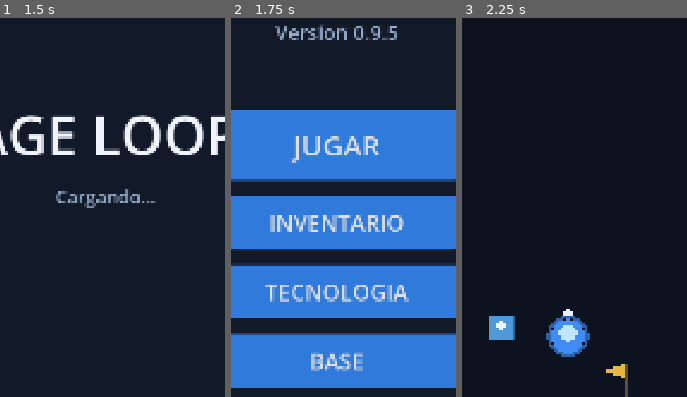
Above: before the commit, frames 1-3 (left to right).
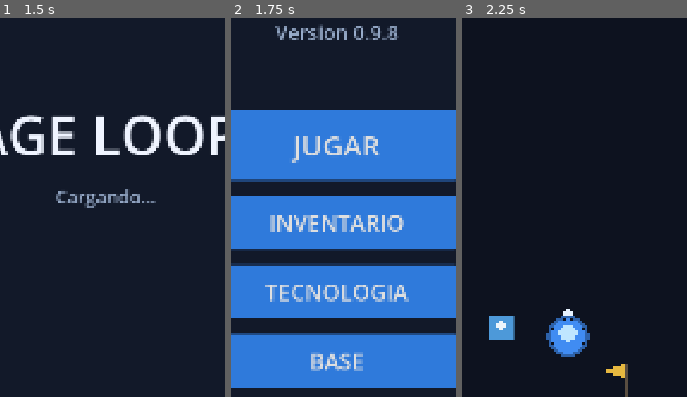
Above: after the commit, the same moments.

Repository: Kaitach/age-loop
Game: Godot game, scene res://scenes/bootstrap/bootstrap.tscn
Two runs of this game, one before a commit and one after it. Both use one fixed random seed, a clock stepped at 60 frames per second and the inputs below.
Inputs:
- Up to frame 1 (1.5 s): tap Enter at 0.5 s; tap Space at 1.25 s
- Up to frame 2 (1.75 s): no input
- Up to frame 3 (2.25 s): click "JUGAR" at 2 s
The pictures show only the part of the screen within x 26-76%, y 35-85%; the shares and areas given below are measured in that part.

Frame 1 is identical in both runs. In frame 2, 0.1% of the frame differs, in the area x 69-75%, y 2-6%; in frame 3, nothing differs.

Commit message:
feat: add tutorial, crit feedback, loot anim and audio stubs (UX)

Diff:
--- a/autoload/game_state.gd
+++ b/autoload/game_state.gd
@@ -24,4 +24,6 @@
 	"waves_completed": 0,
 }
 
+var tutorial_flags: Dictionary = {}
+
 var last_played_at: int = 0
--- a/project.godot
+++ b/project.godot
@@ -7,7 +7,7 @@
 [application]
 
 config/name="AGE LOOP"
-config/version="0.9.5"
+config/version="0.9.8"
 run/main_scene="res://scenes/bootstrap/bootstrap.tscn"
 config/features=PackedStringArray("4.7", "Mobile")
 boot_splash/bg_color=Color(0.0705882, 0.0980392, 0.160784, 1)
@@ -24,6 +24,8 @@
 ResearchManager="*res://systems/research_manager.gd"
 BuildingManager="*res://systems/building_manager.gd"
 OfflineManager="*res://systems/offline_manager.gd"
+AudioManager="*res://systems/audio_manager.gd"
+TutorialManager="*res://systems/tutorial_manager.gd"
 SaveManager="*res://systems/save_manager.gd"
 
 [display]
--- a/scenes/menu/main_menu.tscn
+++ b/scenes/menu/main_menu.tscn
@@ -80,7 +80,7 @@
 layout_mode = 2
 theme_override_colors/font_color = Color(0.6, 0.68, 0.8, 1)
 theme_override_font_sizes/font_size = 48
-text = "Version 0.9.5"
+text = "Version 0.9.8"
 horizontal_alignment = 1
 vertical_alignment = 1
 
--- a/scripts/battle/battle.gd
+++ b/scripts/battle/battle.gd
@@ -54,6 +54,7 @@
 	base_bar.value = base_building.health
 	player.damaged.connect(func(_amount: int) -> void: player_bar.value = player.health)
 	base_building.damaged.connect(func(_amount: int) -> void: base_bar.value = base_building.health)
+	player.critical_hit.connect(_on_player_crit)
 	player.died.connect(_end_battle.bind(false))
 	base_building.died.connect(_end_battle.bind(false))
 	retry_button.pressed.connect(_on_retry_pressed)
@@ -148,6 +149,15 @@
 	item_stats.text = "\n".join(lines)
 	item_compare.text = _build_compare_text(String(best.get("slot", "")))
 	item_card.visible = true
+	item_card.scale = Vector2(0.85, 0.85)
+	item_card.modulate.a = 0.0
+	var tw := create_tween()
+	tw.tween_property(item_card, "scale", Vector2(1.0, 1.0), 0.3).set_trans(Tween.TRANS_BACK).set_ease(Tween.EASE_OUT)
+	tw.parallel().tween_property(item_card, "modulate:a", 1.0, 0.2)
+	if TutorialManager.should_show("first_drop"):
+		TutorialManager.mark_seen("first_drop")
+		_show_tutorial("¡Conseguiste un objeto! Equipalo para ser más fuerte.")
+	AudioManager.play_sfx("drop")
 
 func _build_compare_text(slot: String) -> String:
 	var current = GameState.equipped_items.get(slot, null)
@@ -214,7 +224,16 @@
 	result_title.text = "VICTORIA" if victory else "DERROTA"
 	if not victory:
 		result_sub.text = "La base ha caido."
+	else:
+		if TutorialManager.should_show("first_victory"):
+			TutorialManager.mark_seen("first_victory")
+			_show_tutorial("¡Victoria! Ganaste recursos. Usa MEJORAS para fortalecerte.")
+		AudioManager.play_sfx("victory")
+		_shake(6.0)
 	result_panel.visible = true
+	result_panel.scale = Vector2(0.9, 0.9)
+	var tw := create_tween()
+	tw.tween_property(result_panel, "scale", Vector2(1.0, 1.0), 0.3).set_trans(Tween.TRANS_BACK).set_ease(Tween.EASE_OUT)
 
 func _refresh_currency() -> void:
 	currency_label.text = "ORO %d    CIENCIA %d    MAT %d" % [GameState.gold, GameState.science, GameState.materials]
@@ -293,6 +312,52 @@
 			row["button"].text = "MEJORAR — %d ORO" % Upgrades.cost_for(upgrade_id)
 			row["button"].disabled = not Economy.can_afford({ "gold": Upgrades.cost_for(upgrade_id) })
 
+func _on_player_crit(target: Combatant, dmg: int) -> void:
+	if not is_instance_valid(target):
+		return
+	_show_floating_text(target.global_position + Vector2(0, -70), "¡CRÍTICO! %d" % dmg, Color(1, 0.85, 0.2))
+	_shake(3.0)
+
+func _show_floating_text(pos: Vector2, text: String, color: Color) -> void:
+	var label := Label.new()
+	label.text = text
+	label.add_theme_font_size_override("font_size", 44)
+	label.add_theme_color_override("font_color", color)
+	label.horizontal_alignment = HORIZONTAL_ALIGNMENT_CENTER
+	label.position = pos + Vector2(-120, -20)
+	label.z_index = 10
+	$World.add_child(label)
+	var tw := create_tween()
+	tw.tween_property(label, "position:y", label.position.y - 60.0, 0.7).set_ease(Tween.EASE_OUT)
+	tw.parallel().tween_property(label, "modulate:a", 0.0, 0.7)
+	tw.tween_callback(label.queue_free)
+
+func _show_tutorial(text: String) -> void:
+	var toast := PanelContainer.new()
+	toast.position = Vector2(60, 220)
+	toast.size = Vector2(960, 0)
+	var lbl := Label.new()
+	lbl.text = text
+	lbl.add_theme_font_size_override("font_size", 32)
+	lbl.add_theme_color_override("font_color", Color(1, 0.92, 0.5))
+	lbl.horizontal_alignment = HORIZONTAL_ALIGNMENT_CENTER
+	lbl.autowrap_mode = TextServer.AUTOWRAP_WORD_SMART
+	toast.add_child(lbl)
+	$UI.add_child(toast)
+	var tw := create_tween()
+	toast.modulate.a = 0.0
+	tw.tween_property(toast, "modulate:a", 1.0, 0.3)
+	tw.tween_interval(3.0)
+	tw.tween_property(toast, "modulate:a", 0.0, 0.4)
+	tw.tween_callback(toast.queue_free)
+
+func _shake(intensity: float) -> void:
+	var orig: Vector2 = $World.position
+	var tw := create_tween()
+	tw.tween_property($World, "position", orig + Vector2(intensity, -intensity), 0.04)
+	tw.tween_property($World, "position", orig + Vector2(-intensity, intensity), 0.04)
+	tw.tween_property($World, "position", orig, 0.04)
+
 func _on_retry_pressed() -> void:
 	get_tree().reload_current_scene()
 
--- a/scripts/battle/player.gd
+++ b/scripts/battle/player.gd
@@ -8,6 +8,8 @@
 @export var attack_speed: float = 1.2
 @export var attack_range: float = 430.0
 @export var projectile_speed: float = 720.0
+
+signal critical_hit(target: Combatant, damage: int)
 
 var damage: int = 14
 var critical_chance: float = 0.05
@@ -54,10 +56,23 @@
 func _shoot(target: Enemy) -> void:
 	var projectile := Projectile.new()
 	var hit_damage := damage
-	if randf() < critical_chance:
+	var is_crit := randf() < critical_chance
+	if is_crit:
 		hit_damage = int(round(damage * critical_damage))
+		critical_hit.emit(target, hit_damage)
+		_play_sfx("critical")
+	else:
+		_play_sfx("hit")
 	projectile.setup(global_position + Vector2(0, -34), target, hit_damage, projectile_speed)
 	get_parent().add_child(projectile)
+
+func _play_sfx(id: String) -> void:
+	var tree := get_tree()
+	if tree == null:
+		return
+	var am := tree.root.get_node_or_null("/root/AudioManager")
+	if am != null:
+		am.play_sfx(id)
 
 func _on_death() -> void:
 	_dying = true
--- /dev/null
+++ b/systems/audio_manager.gd
@@ -0,0 +1,18 @@
+extends Node
+
+var music_volume: float = 1.0
+var sfx_volume: float = 1.0
+var sfx_enabled: bool = true
+
+func play_sfx(id: String) -> void:
+	if not sfx_enabled:
+		return
+
+func play_music(id: String) -> void:
+	pass
+
+func set_music_volume(v: float) -> void:
+	music_volume = clampf(v, 0.0, 1.0)
+
+func set_sfx_volume(v: float) -> void:
+	sfx_volume = clampf(v, 0.0, 1.0)
--- a/systems/save_manager.gd
+++ b/systems/save_manager.gd
@@ -54,6 +54,7 @@
 			"bosses_killed": GameState.stats.get("bosses_killed", 0),
 			"waves_completed": GameState.stats.get("waves_completed", 0),
 		},
+		"tutorial_flags": GameState.tutorial_flags,
 		"timestamps": { "last_played_at": GameState.last_played_at },
 	}
 
@@ -127,3 +128,4 @@
 
 	var timestamps: Dictionary = data.get("timestamps", {})
 	GameState.last_played_at = int(timestamps.get("last_played_at", 0))
+	GameState.tutorial_flags = data.get("tutorial_flags", {})
--- /dev/null
+++ b/systems/tutorial_manager.gd
@@ -0,0 +1,14 @@
+extends Node
+
+func should_show(key: String) -> bool:
+	return not GameState.tutorial_flags.has(key)
+
+func mark_seen(key: String) -> void:
+	GameState.tutorial_flags[key] = true
+	SignalBus.save_requested.emit()
+
+func show_once(key: String) -> bool:
+	if should_show(key):
+		mark_seen(key)
+		return true
+	return false
Not shown, added: systems/audio_manager.gd.uid
Not shown, added: systems/tutorial_manager.gd.uid
